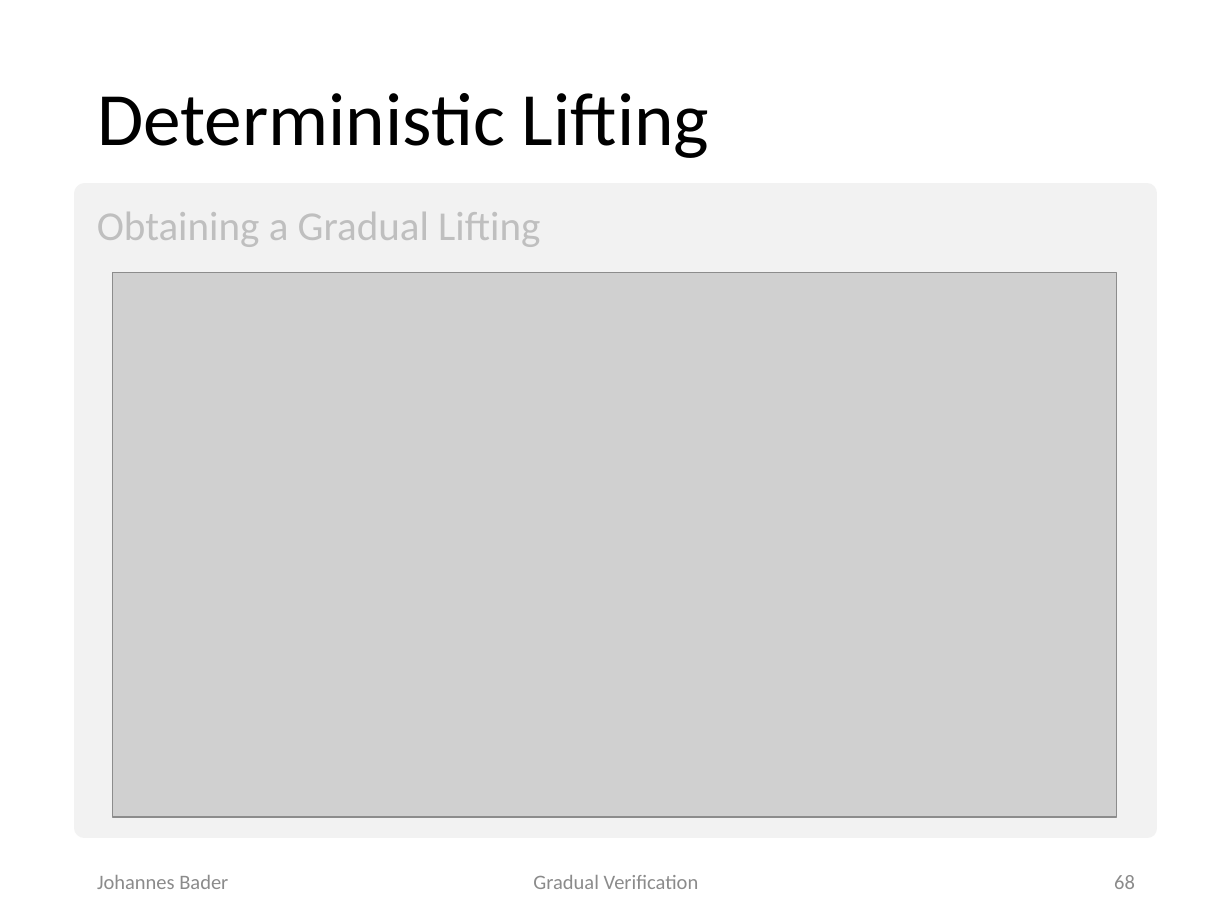
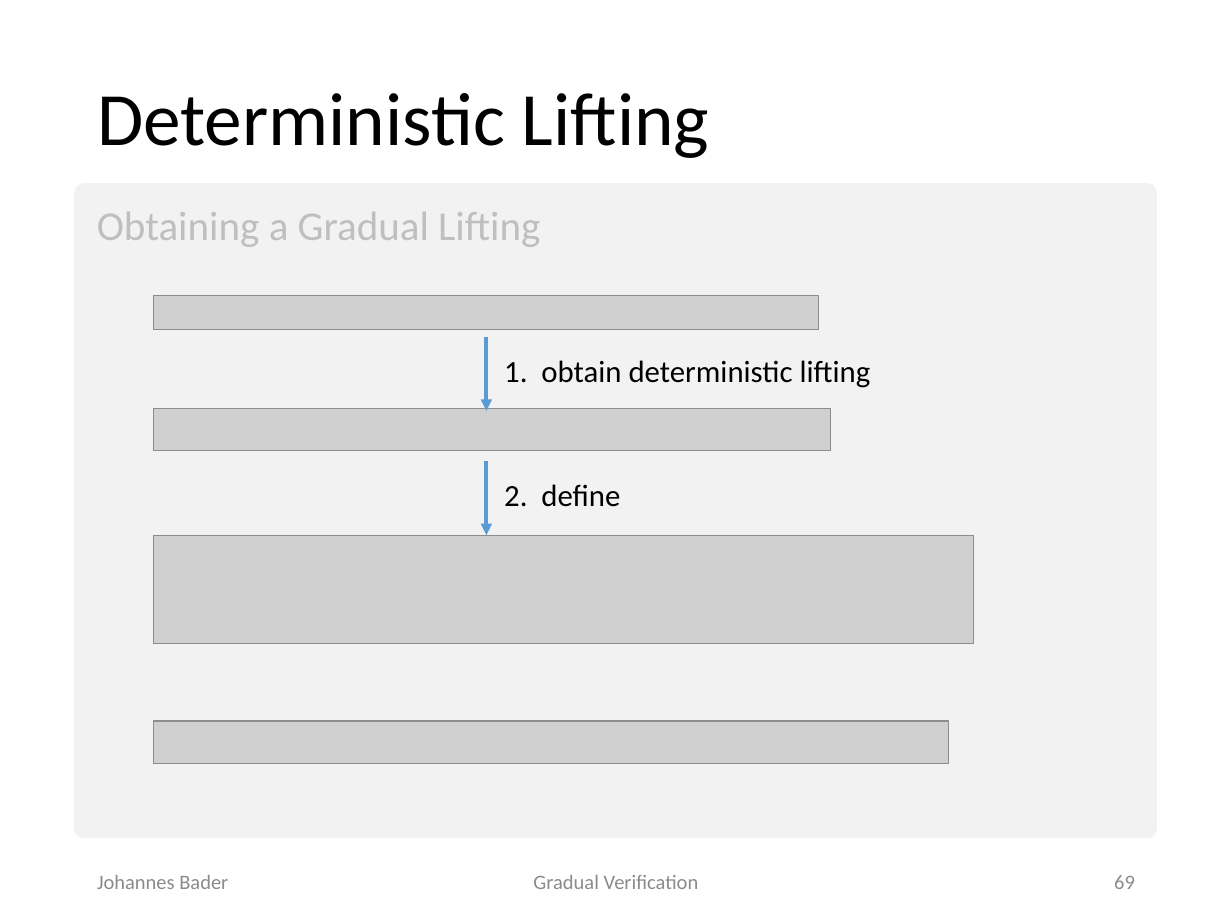
Before and after one commit to olydis/GradVerThesis, a slide deck: slide 69 of presentation/PLunch.pptx (slide 68 before the commit). Drawn at 1232x924 pixels with LibreOffice and Linux fonts; fonts in the diff are those of the drawing; grey boxes stand for pictures. Boxes give left, top, right and bottom in pixels: in the first picture for what was removed or moved away, otherwise in the second. Text is boxed around its words. In the diff, an @@ line names an element or a change of style, - is before the commit and + after.

```diff
--- a/presentation/PLunch.pptx
+++ b/presentation/PLunch.pptx
@@ picture removed at bbox=[112, 272, 1116, 817] @@
@@ picture added at bbox=[154, 296, 819, 330] @@
@@ arrow added from (487, 336) to (487, 411), #5B9BD5 2.25 pt @@
@@ text added at bbox=[504, 360, 871, 388], 18 pt, text #000000 @@
+1. obtain deterministic lifting
@@ picture added at bbox=[154, 409, 832, 451] @@
@@ arrow added from (487, 461) to (487, 535), #5B9BD5 2.25 pt @@
@@ text added at bbox=[504, 484, 620, 507], 18 pt, text #000000 @@
+2. define
@@ picture added at bbox=[154, 535, 973, 643] @@
@@ picture added at bbox=[154, 721, 949, 764] @@
@@ page number at bbox=[1114, 875, 1135, 889]: text changed @@
-68
+69
```
Also in this commit, not shown: 7 other slides changed, 1 slide removed.
